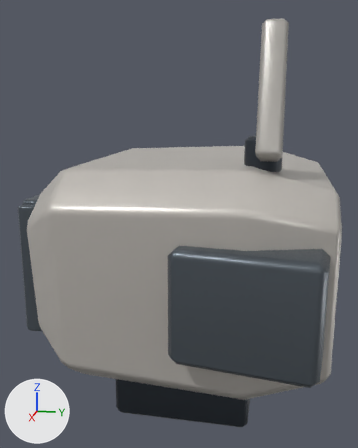
The Blender file Docs/Design/WISP_Base_v1/HD01/HD01.blend: old version first, new version second.
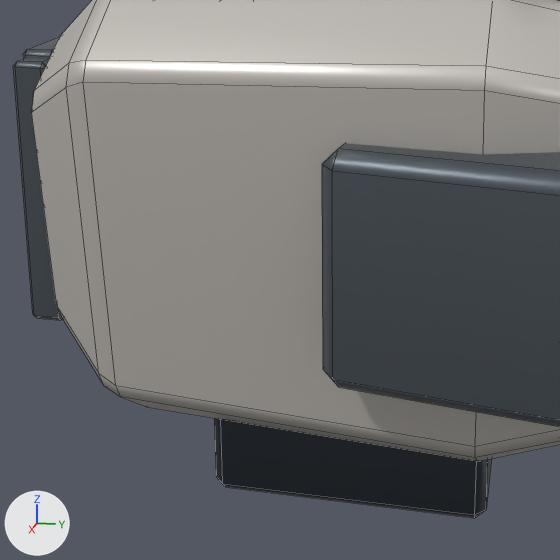
Each version appears first whole from a 50 mm lens placed at (0.1943, 0.0359, 0.0615), pointed at (0.0001, -0.0029, 0.013), and next in a close-up on the part from 3% to 79% of the width and 39% to 100% of the height. Arrows for +X, +Y and +Z are at lower left; the lights stay in place. The older version's two pictures come first. The close-ups show mesh edges as thin lines.

The scene before the commit, as lines of its bpy script (objects in view):
```python
ob_hd01_fixed_neck_interface = bpy.data.objects.new('HD01_Fixed_Neck_Interface', me_cube_010)
ob_hd01_fixed_neck_interface.parent = ob_hd01_root
ob_hd01_fixed_neck_interface.location = (0.0, 0.003, -0.05)
ob_hd01_main_faceted_helmet_shell = bpy.data.objects.new('HD01_Main_Faceted_Helmet_Shell', me_hd01_main_faceted_helmet_shell_formed_shell)
ob_hd01_main_faceted_helmet_shell.parent = ob_hd01_root
ob_hd01_main_faceted_helmet_shell.location = (0.0, 0.0, 0.0)
ob_sensor_bezel_side_001 = bpy.data.objects.new('Sensor_Bezel_Side.001', me_cube_004)
ob_sensor_bezel_side_001.parent = ob_hd01_root
ob_sensor_bezel_side_001.location = (0.021, -0.058, -0.003)
# also in view: 'HD01_R_Side_Sensor_Pod' at (0.053, 0.029, 0.002)
```
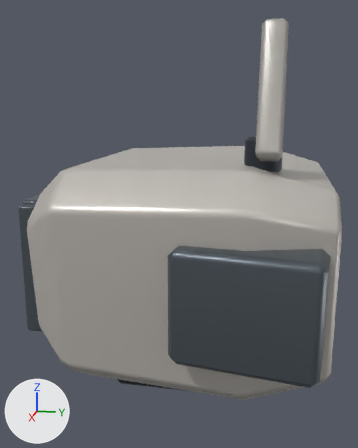
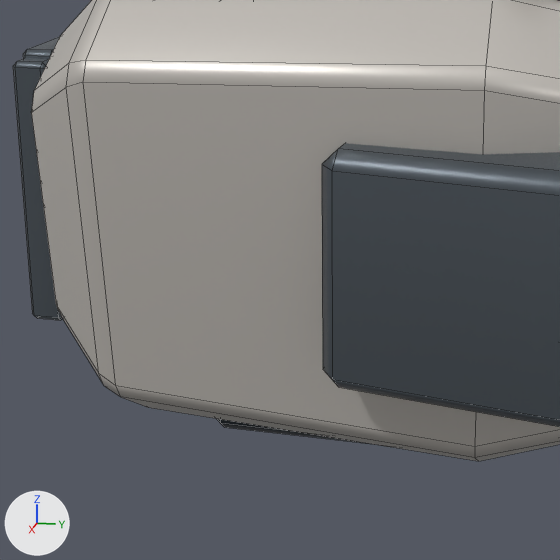
Changed parts and their boxes (x1, y1, x2, y2) in the close-ups (560 x 560 px):
'HD01_Fixed_Neck_Interface', mesh rescaled, moved
    before: (214, 418, 491, 518)
    after: (217, 419, 370, 444)

What the commit changed:
me_cube_010 is used by ob_hd01_fixed_neck_interface; parent ob_hd01_root; location (0.0, 0.003, -0.05).
me_cube_010 had 8 vertices, 6 faces and spanned x -0.029..0.029, y -0.026..0.026, z -0.009..0.009.
me_cube_010 now has 8 vertices, 6 faces and spans x -0.029..0.029, y -0.026..0.026, z -0.003..0.003.
me_cube_010 part 1: the whole mesh is scaled about its middle by (1, 1, 0.333).
Object 'HD01_Fixed_Neck_Interface' (ob_hd01_fixed_neck_interface) moves from (0.0, 0.003, -0.05) to (0.0, 0.003, -0.043).
